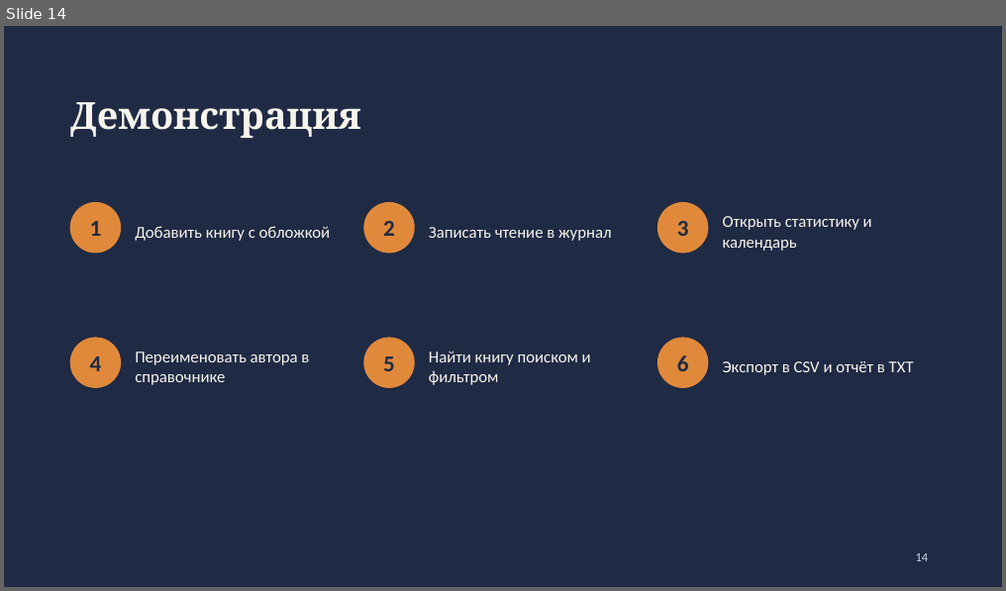
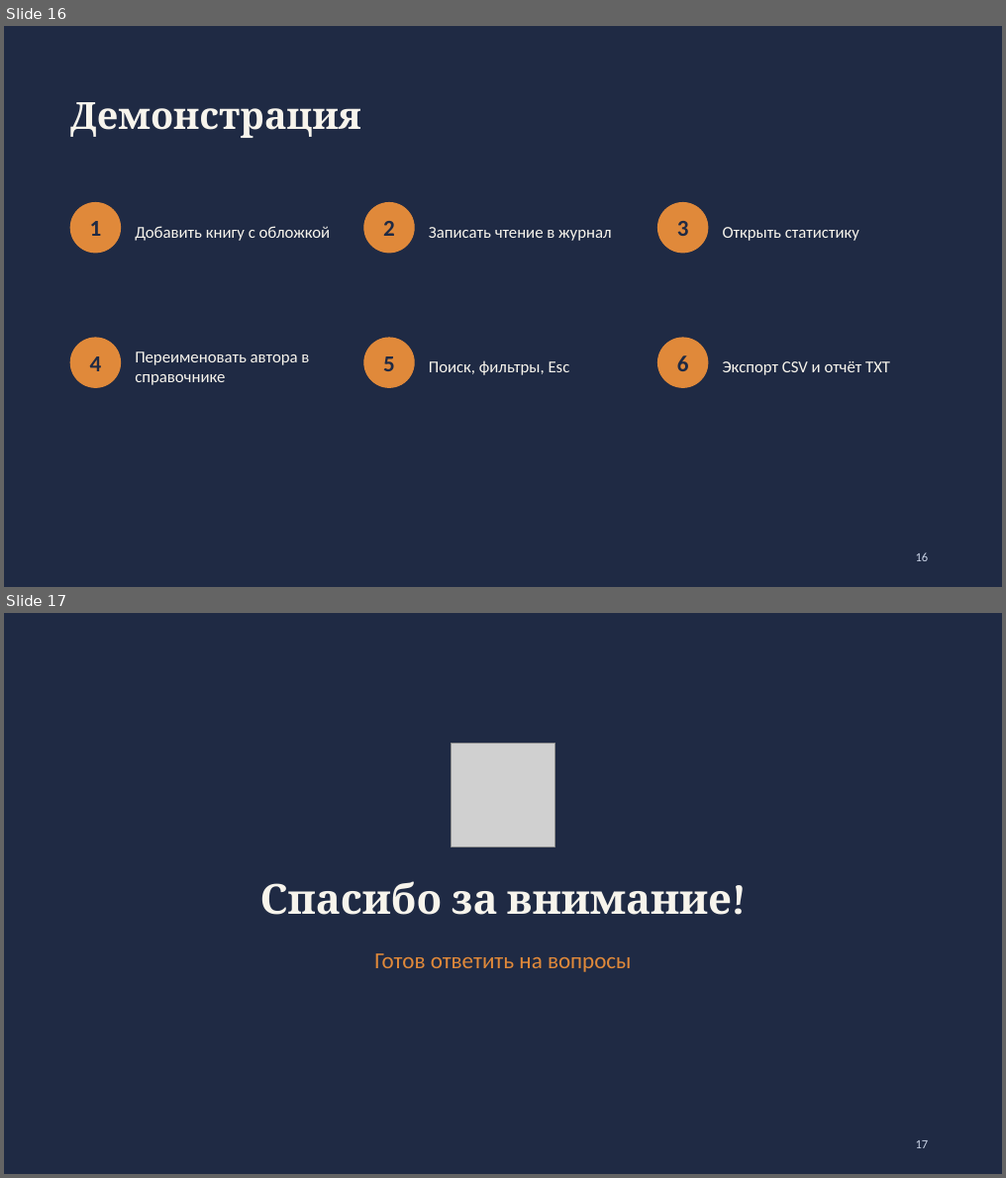
Before and after one commit to monogamie/project, a slide deck: Документы/Презентация.pptx. Shown one above the other, each under a label of ours: slide 14 before the commit, slides 16 and 17 after it. The pictures are 1006x591 and 1006x1178 pixels, drawn with LibreOffice and Linux fonts; fonts in the diff are those of the drawing; grey boxes stand for pictures. Boxes give left, top, right and bottom in pixels: in the first picture for what was removed or moved away, otherwise in the second. Text is boxed around its words. In the diff, an @@ line names an element or a change of style, - is before the commit and + after.

```diff
--- a/Документы/Презентация.pptx
+++ b/Документы/Презентация.pptx
@@ slide 17 added at [4,613,1002,1174], background #1F2A44 @@
@@ picture added at [450,744,555,848] @@
@@ text added at [260,881,732,915], 40 pt, text #F7F4EC, bold @@
+Спасибо за внимание!
@@ text added at [374,954,632,972], 22 pt, text #E0893A @@
+Готов ответить на вопросы
@@ page number added at [916,1141,929,1149], 12 pt, text #C9D3E6 @@
+17
@@ what was slide 14 is now slide 16 @@
@@ slide 16 changed as well @@
@@ text at [723,227,859,241]: text changed @@
-Открыть статистику и календарь
+Открыть статистику
@@ text at [429,361,570,375]: text changed @@
-Найти книгу поиском и фильтром
+Поиск, фильтры, Esc
@@ text at [723,362,890,375]: text changed @@
-Экспорт в CSV и отчёт в TXT
+Экспорт CSV и отчёт TXT
@@ page number at [916,553,929,562]: text changed @@
-14
+16
```
Also in this commit, not shown: 12 other slides changed, 3 other slides added, 2 slides removed, 7 other files.
